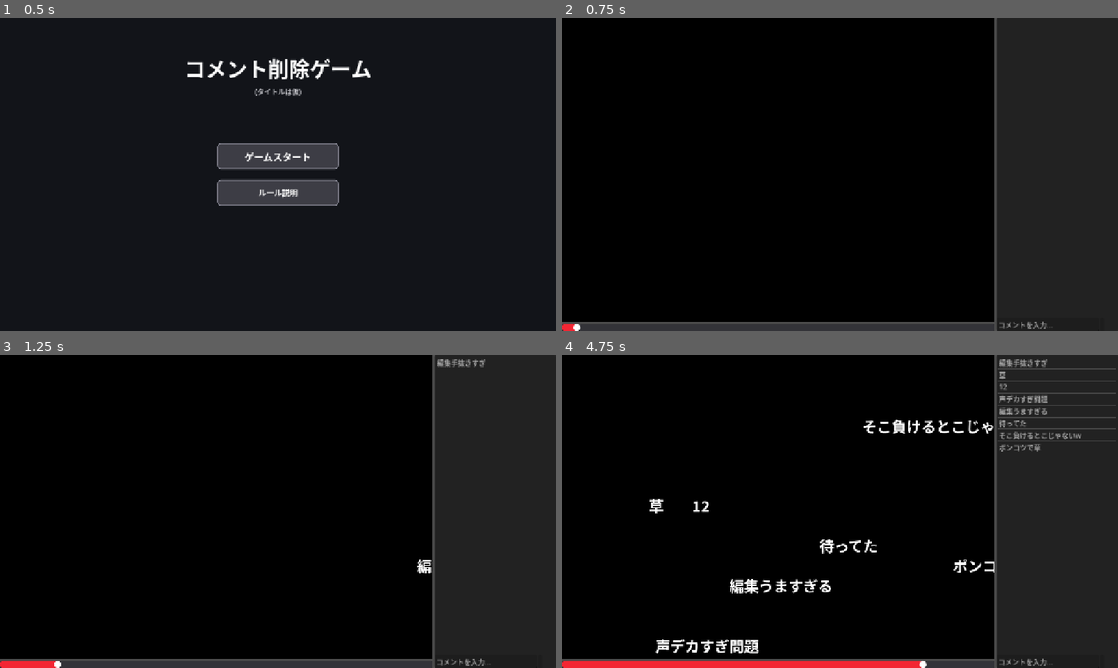
Above: before the commit, frames 1-4 (two rows, left to right).
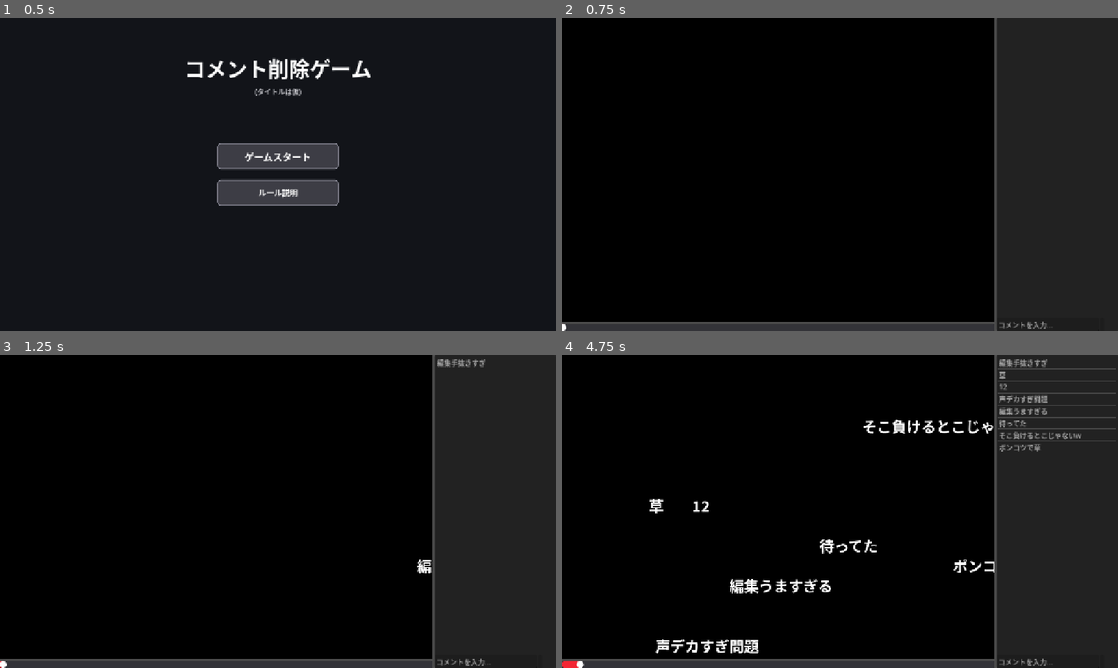
Above: after the commit, the same moments.

Repository: Nijuju1180/Hackathon_teamA
Game: Godot game, scene res://scenes/title.tscn
Two runs of this game, one before a commit and one after it. Both use one fixed random seed, a clock stepped at 60 frames per second and the inputs below. Video files are missing from this copy of the repository; at most half a second of black plays in their place.
Inputs (mouse positions are in pixels of both pictures, inside the frame that each line leads up to):
- Up to frame 1 (0.5 s): no input
- Up to frame 2 (0.75 s): click "ゲームスタート" at 0.5 s
- Up to frame 3 (1.25 s): no input
- Up to frame 4 (4.75 s): click (1045, 661) at 1.27 s; type "12" at 1.35 s; click (1101, 661) at 2 s; click (1101, 661) at 2.75 s; click (1101, 661) at 3.5 s; move the mouse to (628, 564) at 4.27 s; click (628, 564) at 4.42 s

Frame 1 is identical in both runs. In frame 2, less than 0.1% of the frame differs, in the area x 0-4%, y 97-100%; in frame 3, 0.2%; in frame 4, 1.4%, in the area x 2-66%, y 97-100%.

Commit message:
コメントリストのauto_heightを解除し、画面が縦に伸びるバグを修正

Diff:
--- a/scenes/ui/HUD.tscn
+++ b/scenes/ui/HUD.tscn
@@ -110,7 +110,6 @@
 [node name="CommentList" type="ItemList" parent="MainLayout/RootBox/SidePanel/VBoxContainer" unique_id=1150244602]
 layout_mode = 2
 size_flags_vertical = 3
-auto_height = true
 
 [node name="InputHBox" type="HBoxContainer" parent="MainLayout/RootBox/SidePanel/VBoxContainer/CommentList" unique_id=215499900]
 layout_mode = 1
--- a/scenes/ui/hud_controller.gd
+++ b/scenes/ui/hud_controller.gd
@@ -1,7 +1,7 @@
 extends CanvasLayer
 
 ## 制限時間(秒)。progress_barはこの時間の経過を表示するだけで、手動操作はできない。
-@export_range(10.0, 600.0, 1.0) var time_limit_seconds: float = 5.0
+@export_range(10.0, 600.0, 1.0) var time_limit_seconds: float = 100.0
 
 # --- ノード参照 ---
 # ノード名や階層が異なる場合は、シーンツリーからスクリプトへドラッグ＆ドロップしてパスを調整してください
